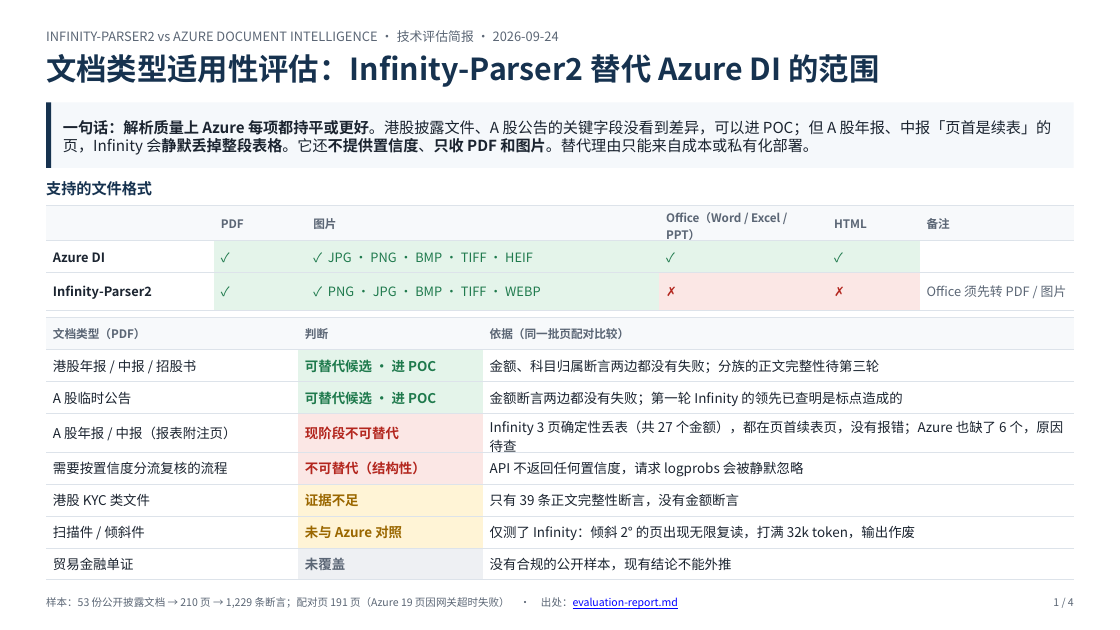
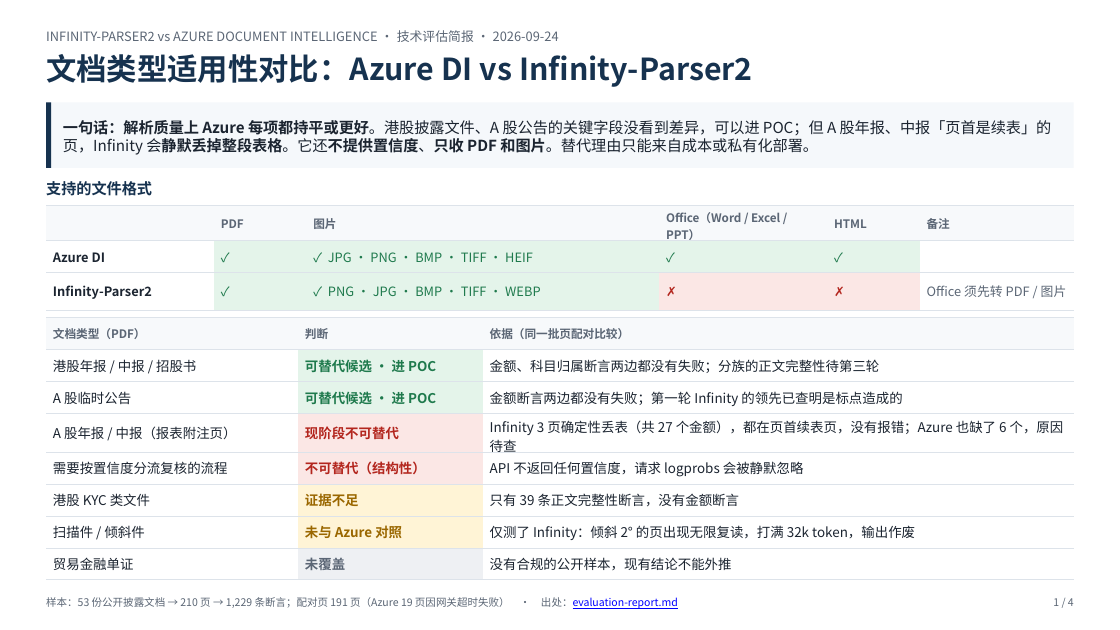
Before and after one commit to gejun2008/doc-parser-eval, a slide deck: slide 1 of docs/briefing-deck.pptx. Drawn at 1120x630 pixels with LibreOffice and Linux fonts; fonts in the diff are those of the drawing. Boxes give left, top, right and bottom in pixels: in the first picture for what was removed or moved away, otherwise in the second. Text is boxed around its words. In the diff, an @@ line names an element or a change of style, - is before the commit and + after.

```diff
--- a/docs/briefing-deck.pptx
+++ b/docs/briefing-deck.pptx
@@ text at [46,54,753,87]: text changed @@
-文档类型适用性评估：Infinity-Parser2 替代 Azure DI 的范围
+文档类型适用性对比：Azure DI vs Infinity-Parser2
```
Also in this commit, not shown: 1 other slide changed, 2 other files.
